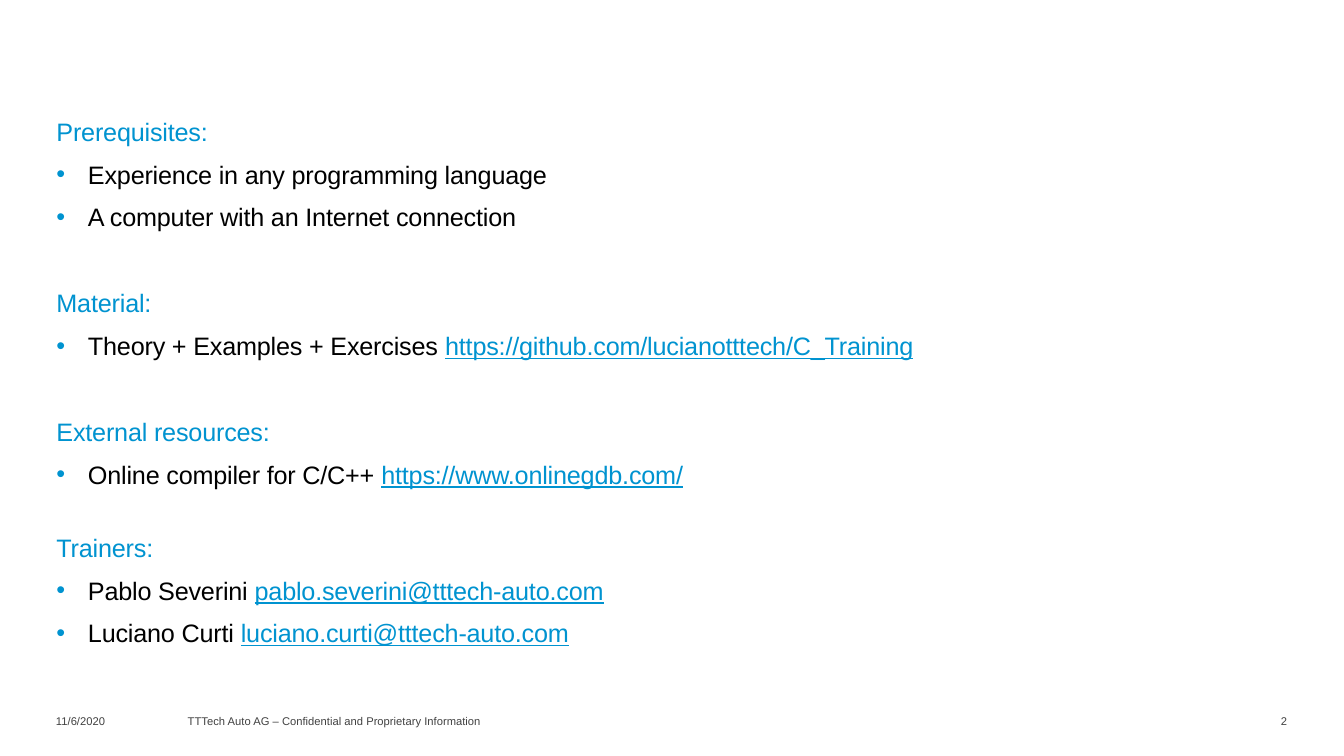
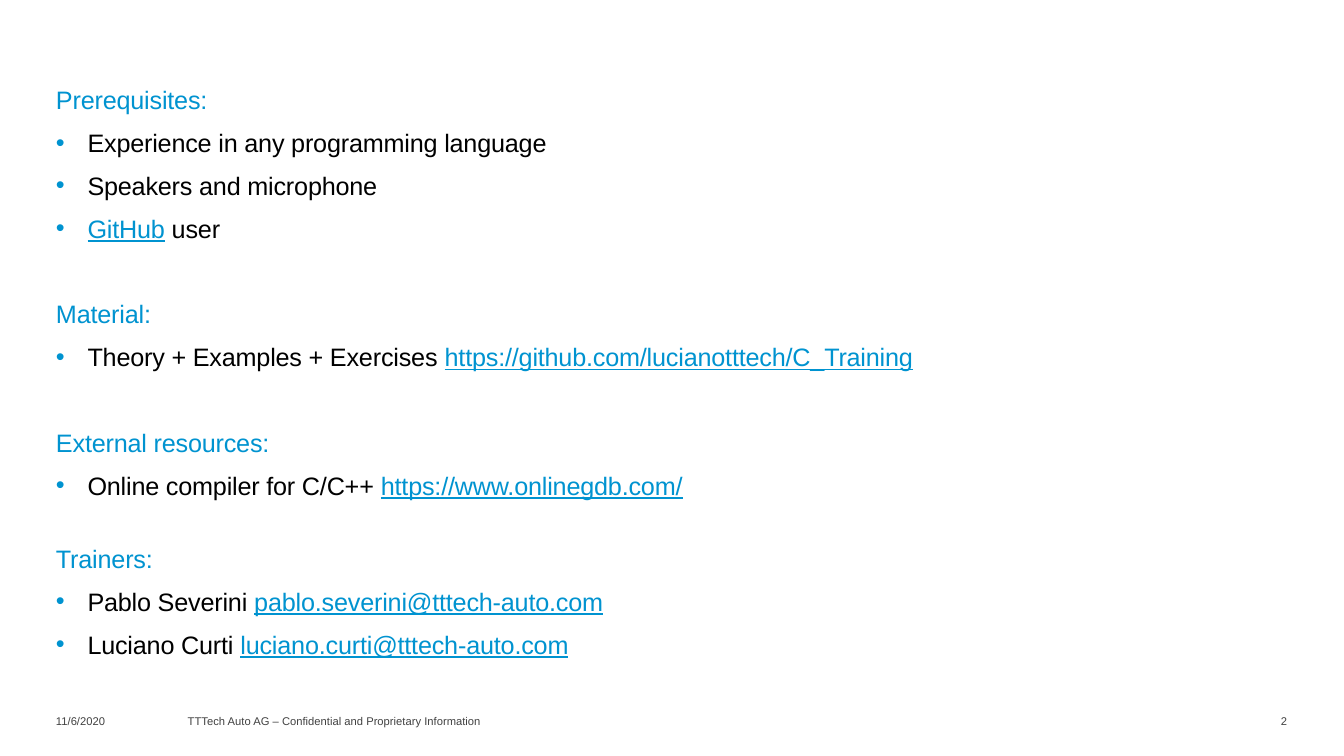
Before and after one commit to lucianotttech/C_Training, a slide deck: slide 2 of 01-Theory material/C_Training.pptx. Drawn at 1344x756 pixels with LibreOffice and Linux fonts; fonts in the diff are those of the drawing; background and template pictures are left out. Boxes give left, top, right and bottom in pixels: in the first picture for what was removed or moved away, otherwise in the second. Text is boxed around its words. In the diff, an @@ line names an element or a change of style, - is before the commit and + after.

Commit message:
Update the prerequisites

```diff
--- a/01-Theory material/C_Training.pptx
+++ b/01-Theory material/C_Training.pptx
@@ text "Prerequisites:": place and size @@
-text "Prerequisites:" at [56,122,913,646]
+text "Prerequisites:" at [56,90,913,658]
@@ text at [88,176,377,242]: text changed @@
-• A computer with an Internet connection
+• Speakers and microphone
+• GitHub user
```
